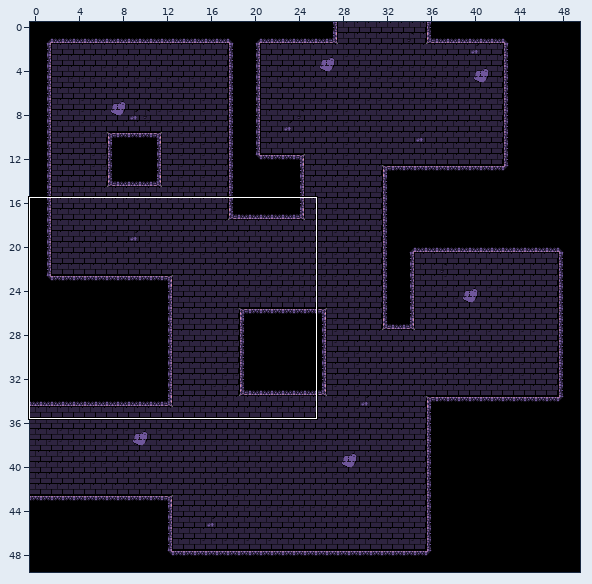
Level history. Tiled map: src/main/resources/maps/map2.tmx. Above: a wide view before the commit, with the close-up outlined.
Close-up. Before the edit:
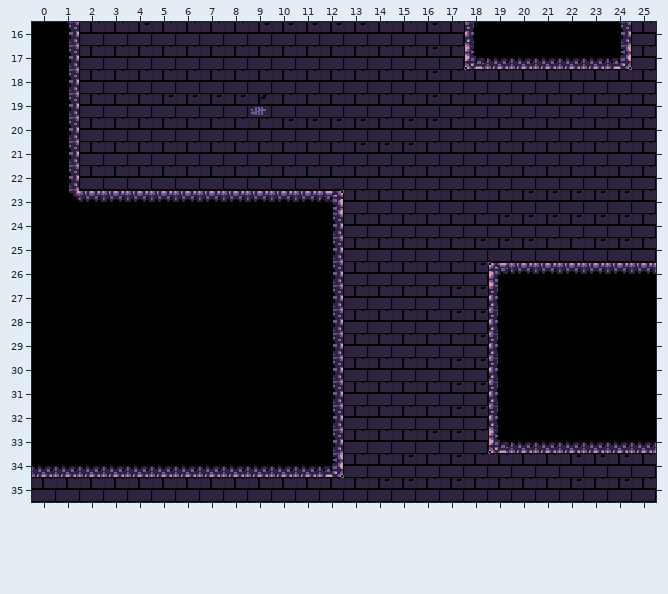
Cells are 16x16 px. Shown: x 0..25, y 16..35. The commit also changed other parts of the map, which this record leaves out.
New version:
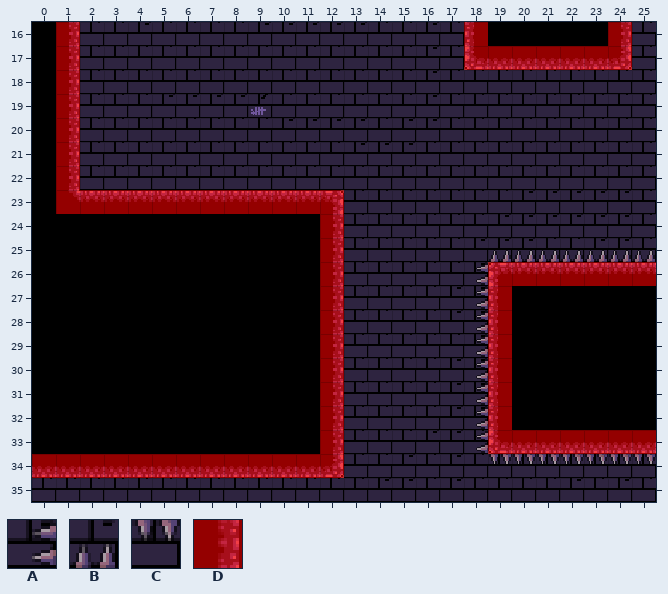
Key: from "16x16 dungeon tiles (2)": A 12, B 27, C 28; from "red_image_16x16": D 0.
_ is an empty cell.
Tiles of an added or newly shown layer are drawn over the layers below it.
See-through tiles are keyed as they look on the map.
The author wrote: FÃFikset collision objekter
The edit:
Changed rows in their new state; . is an unchanged cell.
Layer "Collision" (now shown):
first column x 0:
16 .D................D.....D.
17 .D................DDDDDDD.
18 .D........................
19 .D........................
20 .D........................
21 .D........................
22 .D........................
23 .DDDDDDDDDDDD.............
24 ............D.............
25 ............D......BBBBBBB
26 ............D.....ADDDDDDD
27 ............D.....AD......
28 ............D.....AD......
29 ............D.....AD......
30 ............D.....AD......
31 ............D.....AD......
32 ............D.....AD......
33 ............D.....ADDDDDDD
34 DDDDDDDDDDDDD......CCCCCCC
